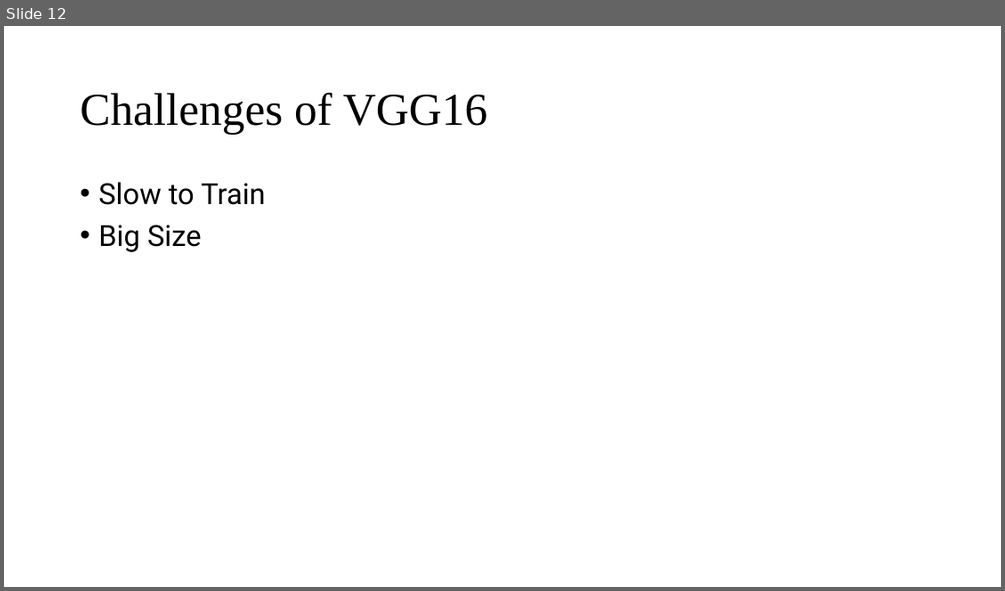
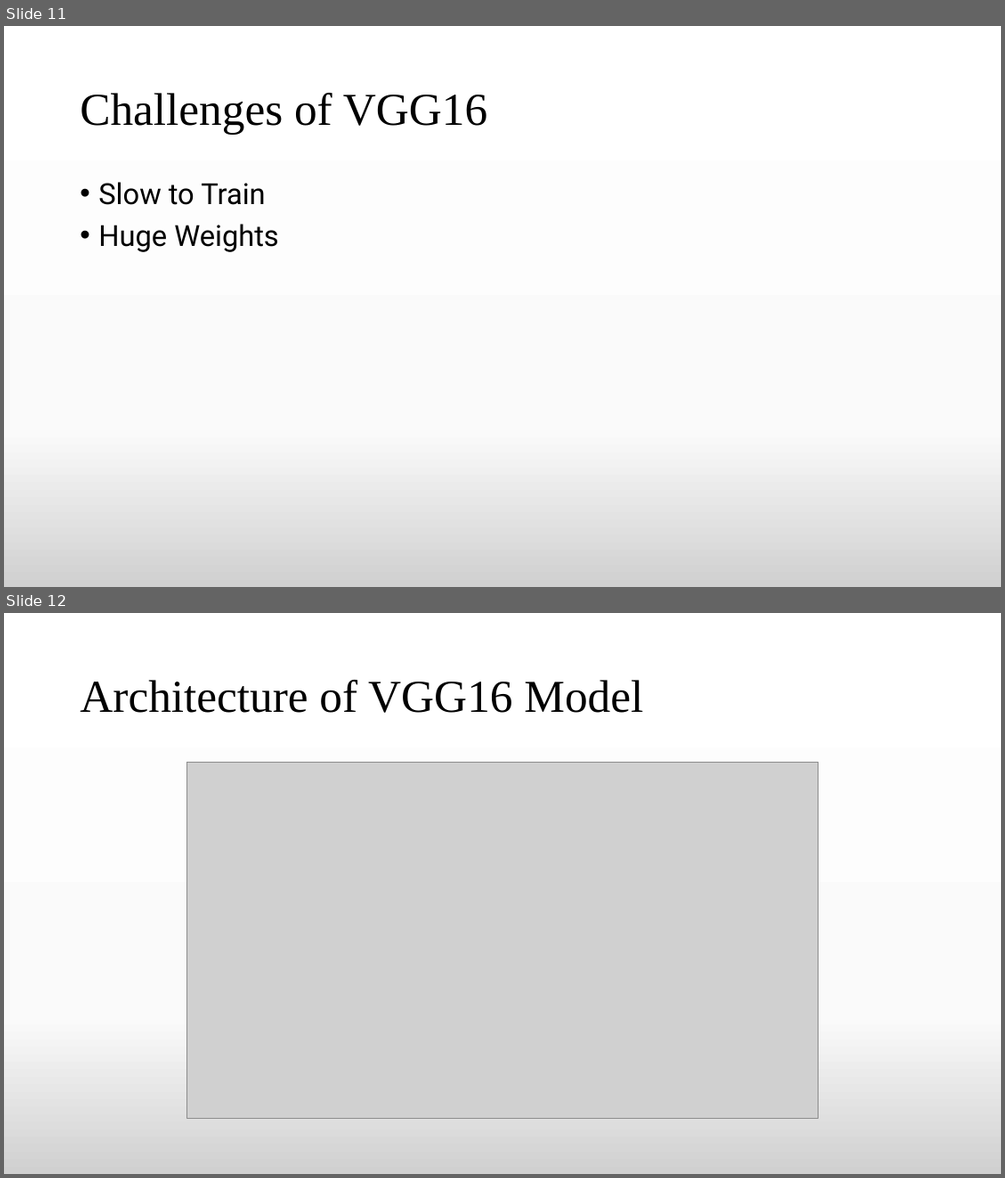
Before and after one commit to TheAnonymousMan/local-language-recognition-gcelt-class-2021, a slide deck: Documentation/4th Year Project Presentation.pptx. Shown one above the other, each under a label of ours: slide 12 before the commit, slides 11 and 12 after it. The pictures are 1005x591 and 1005x1178 pixels, drawn with LibreOffice and Linux fonts; fonts in the diff are those of the drawing; grey boxes stand for pictures. Boxes give left, top, right and bottom in pixels: in the first picture for what was removed or moved away, otherwise in the second. Text is boxed around its words. In the diff, an @@ line names an element or a change of style, - is before the commit and + after.

```diff
--- a/Documentation/4th Year Project Presentation.pptx
+++ b/Documentation/4th Year Project Presentation.pptx
@@ slide 12 added at <box>4,613,1001,1174</box>, background gradient #FFFFFF to #FBFBFB to #D1D1D1 @@
@@ title added at <box>80,680,643,713</box>, 44 pt, text #000000 @@
+Architecture of VGG16 Model
@@ picture added at <box>186,763,818,1119</box> @@
@@ what was slide 12 is now slide 11 @@
@@ slide 11 changed as well @@
@@ background #FFFFFF to gradient #FFFFFF to #FBFBFB to #D1D1D1 @@
@@ text at <box>98,224,278,252</box>: text changed @@
-• Big Size
+• Huge Weights
```
Also in this commit, not shown: 12 other slides changed, 2 other slides added, 2 slides removed, 4 other files.
